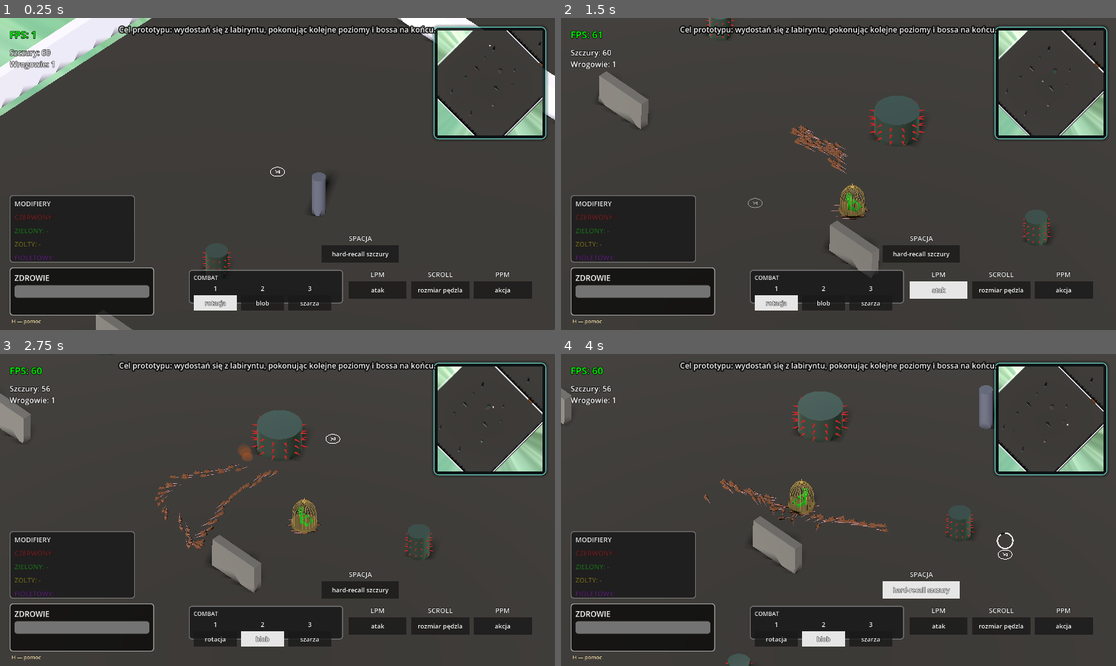
Above: before the commit, frames 1-4 (two rows, left to right).
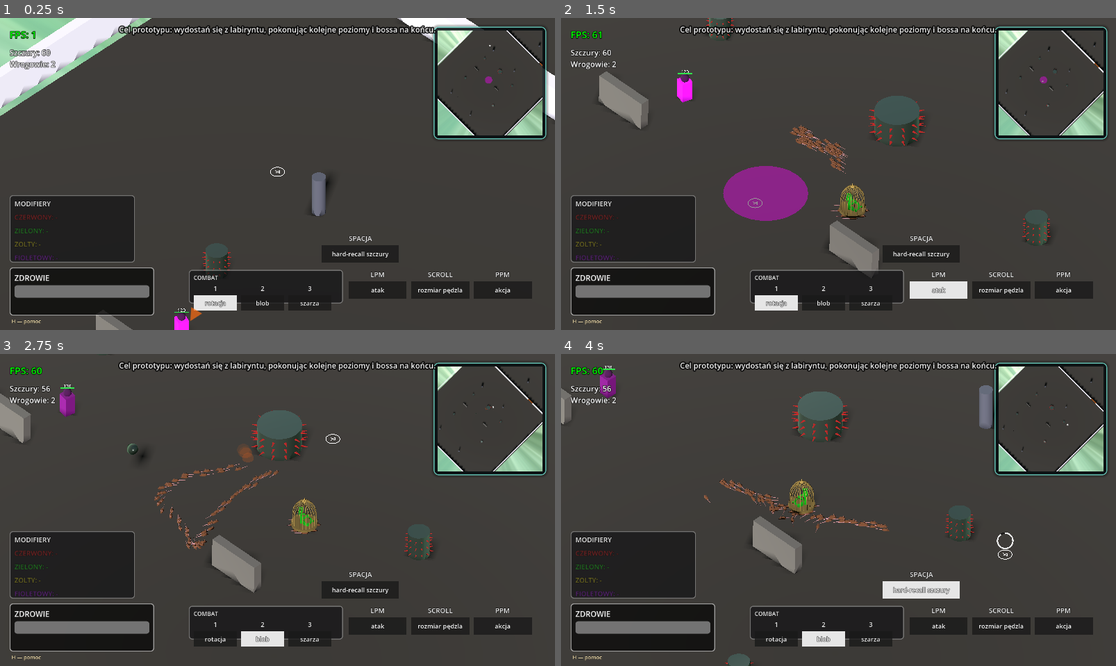
Above: after the commit, the same moments.

Repository: VirtuaIL/ZTGK-Prototyp
Game: Godot game, scene res://scenes/main.tscn
The game is run twice, just before and just after one commit, with the same random seed, the same clock (stepped at 60 frames per second) and the same inputs.
Inputs (mouse positions are in pixels of both pictures, inside the frame that each line leads up to):
- Up to frame 1 (0.25 s): no input
- Up to frame 2 (1.5 s): tap Enter at 0.5 s; move the mouse to (960, 158) at 0.52 s; hold D (move_right) 0.53-1.25 s; hold Space (recall_rats) 0.53-1.25 s; click (960, 158) at 0.67 s; drag from (727, 189) to (810, 236) at 1.27 s
- Up to frame 3 (2.75 s): move the mouse to (333, 441) at 2.02 s; hold D (move_right) from 2.03 s (still down); tap 2 at 2.1 s
- Up to frame 4 (4 s): release D (move_right) at 2.75 s; drag from (810, 572) to (672, 463) at 2.77 s; move the mouse to (1005, 556) at 3.52 s; hold A (move_left) from 3.53 s (still down); hold Space (recall_rats) from 3.53 s (still down)

The runs differ from the first frame. In frame 1, 0.2% of the frame differs, in the area x 9-89%, y 13-100%; in frame 2, 2.5%, in the area x 9-88%, y 13-66%; in frame 3, 0.8%; in frame 4, 0.5%.

Commit message:
Mortar fix

Diff:
--- a/scenes/main.tscn
+++ b/scenes/main.tscn
@@ -8,6 +8,7 @@
 [ext_resource type="Script" uid="uid://ctc2bsnfge0om" path="res://scripts/systems/skydome_follow.gd" id="7_skydome"]
 [ext_resource type="PackedScene" uid="uid://cjbfnmekya58t" path="res://scenes/levels/level_1.tscn" id="8_tipki"]
 [ext_resource type="PackedScene" uid="uid://tilyplb56vtw" path="res://scenes/levels/level_2.tscn" id="9_85g3d"]
+[ext_resource type="PackedScene" path="res://scenes/enemies/mortar_enemy.tscn" id="10_choun"]
 [ext_resource type="Script" uid="uid://bpnihsbr885pl" path="res://scripts/systems/checkpoint.gd" id="20_gqmmt"]
 
 [sub_resource type="PanoramaSkyMaterial" id="PanoramaSkyMaterial_dp3eg"]
@@ -91,3 +92,6 @@
 
 [node name="Level2" parent="levels" unique_id=154194761 instance=ExtResource("9_85g3d")]
 transform = Transform3D(1, 0, 0, 0, 1, 0, 0, 0, 1, 0, 0, -80.0627)
+
+[node name="MortarEnemy" parent="." unique_id=460160779 instance=ExtResource("10_choun")]
+transform = Transform3D(1, 0, 0, 0, 1, 0, 0, 0, 1, -14.009862, 0.00049996376, -4.4055157)
--- a/scripts/enemies/mortar_enemy.gd
+++ b/scripts/enemies/mortar_enemy.gd
@@ -129,8 +129,8 @@
 		# Give it 1.5s to reach the target pos
 		var t = 1.5
 		var proj_gravity = ProjectSettings.get_setting("physics/3d/default_gravity") * 2.0
-		if p.get("gravity") != null:
-			proj_gravity = p.gravity
+		if p.get("fall_gravity") != null:
+			proj_gravity = p.fall_gravity
 
 		var d_pos = aim_target_pos - p.global_position
 		var v_y = (d_pos.y + 0.5 * proj_gravity * t * t) / t
--- a/scripts/projectiles/mortar_projectile.gd
+++ b/scripts/projectiles/mortar_projectile.gd
@@ -5,7 +5,7 @@
 @export var explosion_radius: float = 3.0
 
 var velocity: Vector3 = Vector3.ZERO
-var gravity: float = ProjectSettings.get_setting("physics/3d/default_gravity") * 2.0
+var fall_gravity: float = ProjectSettings.get_setting("physics/3d/default_gravity") * 2.0
 var _lifetime: float = 0.0
 var max_lifetime: float = 10.0
 var is_exploded: bool = false
@@ -19,7 +19,7 @@
 	if is_exploded:
 		return
 
-	velocity.y -= gravity * delta
+	velocity.y -= fall_gravity * delta
 	global_position += velocity * delta
 
 	_lifetime += delta
